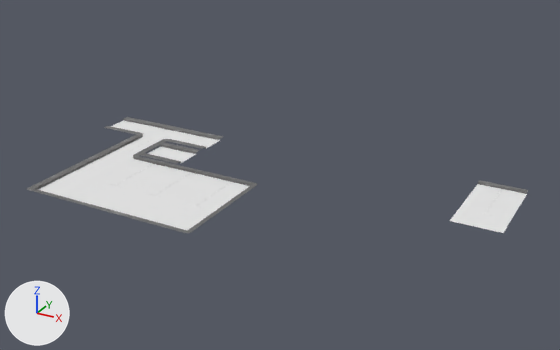
What one commit did to the Blender file Assets/Distnewrepo/road2.0.blend.
Both versions are drawn from a 50 mm lens placed at (99.6, -139.9, 66.0), pointed at (28.5, -10.7, 1.3). The axes (+X, +Y, +Z) are drawn at lower left. The lights are the same throughout.

Before the edit, the objects in view are built like this:
```python
me_plane_001 = bpy.data.meshes.new('Plane.001')
me_plane_001.from_pydata(...)  # 56 vertices, 32 faces; spans x -1.0..1.0, y -1.5..1.5, z 0.0..0.5
# faces by material slot: [5, 24, 3]
me_plane_001.materials.append(mat_material_004)  # its picture is missing
me_plane_001.materials.append(mat_material_008)
me_plane_001.materials.append(mat_material)  # its picture is missing
me_plane_005 = bpy.data.meshes.new('Plane.005')
me_plane_005.from_pydata(...)  # 20 vertices, 9 faces; spans x -1.0..1.0, y -2.0..4.67, z 0.0..0.5
# faces by material slot: [5, 2, 2]
me_plane_005.materials.append(mat_material_015)  # its picture is missing
me_plane_005.materials.append(mat_material_016)
me_plane_005.materials.append(mat_material_017)
me_plane_006 = bpy.data.meshes.new('Plane.006')
me_plane_006.from_pydata(...)  # 26 vertices, 12 faces; spans x -1.0..1.0, y -3.67..4.67, z 0.0..0.5
# faces by material slot: [6, 2, 4]
me_plane_006.materials.append(mat_material_018)  # its picture is missing
me_plane_006.materials.append(mat_material_019)
me_plane_006.materials.append(mat_material_020)
ob_plane_001 = bpy.data.objects.new('Plane.001', me_plane_001)
ob_plane_001.location = (0.0, -9.9, 0.0)
ob_plane_001.scale = (5.0, 3.0, 1.0)
ob_plane_003 = bpy.data.objects.new('Plane.003', me_plane_006)
ob_plane_003.location = (10.0, -28.9, 0.0)
ob_plane_003.scale = (5.0, 3.0, 1.0)
ob_plane_005 = bpy.data.objects.new('Plane.005', me_plane_005)
ob_plane_005.location = (70.0, -5.5, 0.0)
ob_plane_005.scale = (5.0, 3.0, 1.0)
# also in view: 'Plane' at (-16.6, 0.0, 0.2); 'Plane.002' at (0.0, -27.4, 0.2); 'Plane.004' at (-9.4, -22.2, 0.2); 'Plane.007' at (-5.3, 0.0, 0.2); 'Plane.006' at (20.5, -27.4, 0.2)
```
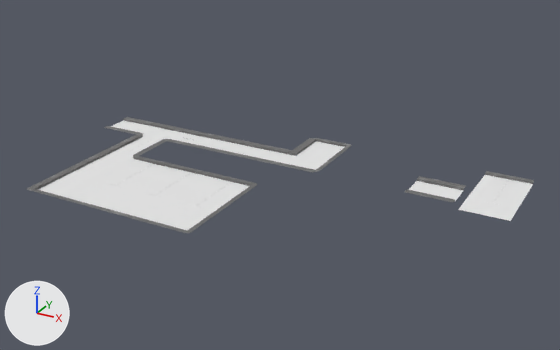
Commit message: road upd

Pixel boxes (x1, y1, x2, y2) of what changed, in the pictures (560 x 350 px):
'Plane.005', moved: before (450, 180, 528, 233); after (458, 171, 534, 221)
'Plane.010', added: after (280, 138, 352, 172)
    faces in mat_material_033 (its picture is missing): (285, 141, 345, 170)
    faces in mat_material_034: (280, 138, 352, 172)
'Plane.001', moved: before (141, 142, 199, 164); after (240, 144, 296, 165)
'Plane.008', added: after (405, 176, 466, 202)
    faces in mat_material_027 (its picture is missing): (408, 181, 463, 201)
    faces in mat_material_028: (405, 176, 466, 202)
'Plane.009', added: after (203, 137, 259, 157)
    faces in mat_material_030 (its picture is missing): (210, 140, 256, 155)
    faces in mat_material_031: (203, 137, 259, 157)

Diff of the bpy script that builds the scene:
```diff
--- a/Assets/Distnewrepo/road2.0.blend.py
+++ b/Assets/Distnewrepo/road2.0.blend.py
@@ mat_material_034 @@
+mat_material_034 = bpy.data.materials.new('Material.034')
+# uses the picture img_asphalt025c_2k_jpg_roughness_jpg
@@ mat_material_031 @@
+mat_material_031 = bpy.data.materials.new('Material.031')
+# uses the picture img_asphalt025c_2k_jpg_roughness_jpg_008
@@ mat_material_028 @@
+mat_material_028 = bpy.data.materials.new('Material.028')
+# uses the picture img_asphalt025c_2k_jpg_roughness_jpg_007
@@ ob_plane_001 @@
 ob_plane_001 = bpy.data.objects.new('Plane.001', me_plane_001)
-ob_plane_001.location = (0.0, -9.9, 0.0)
+ob_plane_001.location = (20.0, 0.0, 0.0)
 ob_plane_001.scale = (5.0, 3.0, 1.0)
@@ ob_plane_005 @@
 ob_plane_005 = bpy.data.objects.new('Plane.005', me_plane_005)
-ob_plane_005.location = (70.0, -5.5, 0.0)
+ob_plane_005.location = (70.0, 0.0, 0.0)
 ob_plane_005.scale = (5.0, 3.0, 1.0)
@@ ob_plane_010 @@
+ob_plane_010 = bpy.data.objects.new('Plane.010', me_plane_010)  # 425 vertices, 347 faces; spans x -1.165..-0.1, y -1.1..0.152, z 0.0..0.5; in mat_material_033 (its picture is missing), mat_material_035 (its picture is missing)
+ob_plane_010.location = (35.0, 12.0, 0.0)
+ob_plane_010.scale = (10.0, 15.0, 1.0)
@@ ob_plane_009 @@
+ob_plane_009 = bpy.data.objects.new('Plane.009', me_plane_009)  # 56 vertices, 32 faces; spans x -1.0..1.0, y -1.5..1.5, z 0.0..0.5; in mat_material_030 (its picture is missing), mat_material_032 (its picture is missing)
+ob_plane_009.location = (10.0, 0.0, 0.0)
+ob_plane_009.rotation_euler = (0.0, 0.0, 3.142)  # degrees (0, 0, 180)
+ob_plane_009.scale = (5.0, 3.0, 1.0)
@@ ob_plane_008 @@
+ob_plane_008 = bpy.data.objects.new('Plane.008', me_plane_003)  # 56 vertices, 32 faces; spans x -1.0..1.0, y -1.5..1.5, z 0.0..0.5; in mat_material_027 (its picture is missing), mat_material_029 (its picture is missing)
+ob_plane_008.location = (58.4, 0.0, 0.0)
+ob_plane_008.scale = (5.0, 3.0, 1.0)
```
